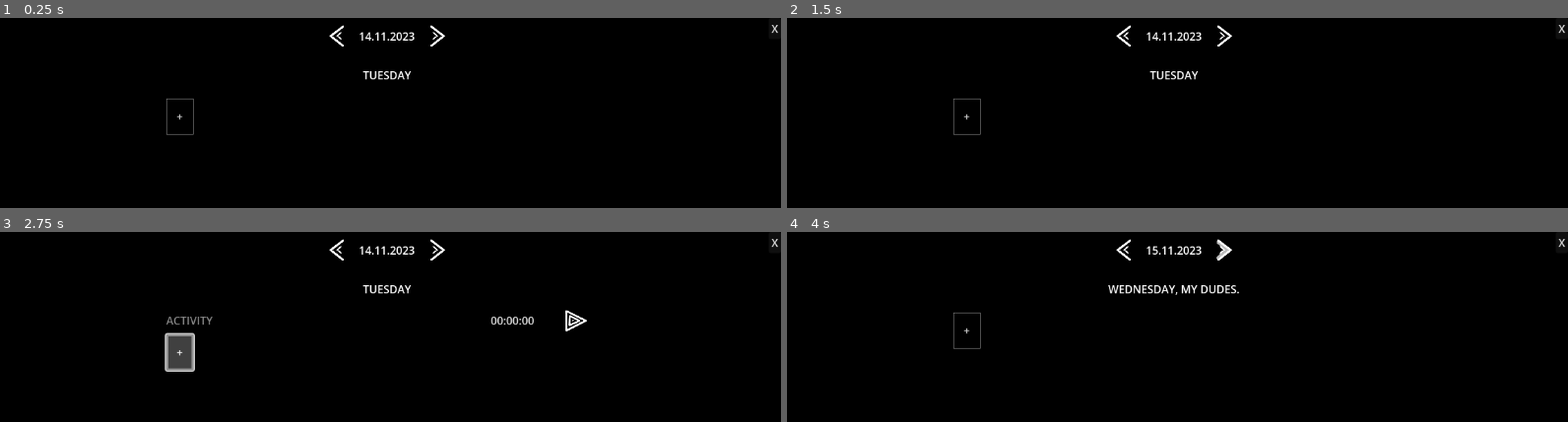
Above: before the commit, frames 1-4 (two rows, left to right).
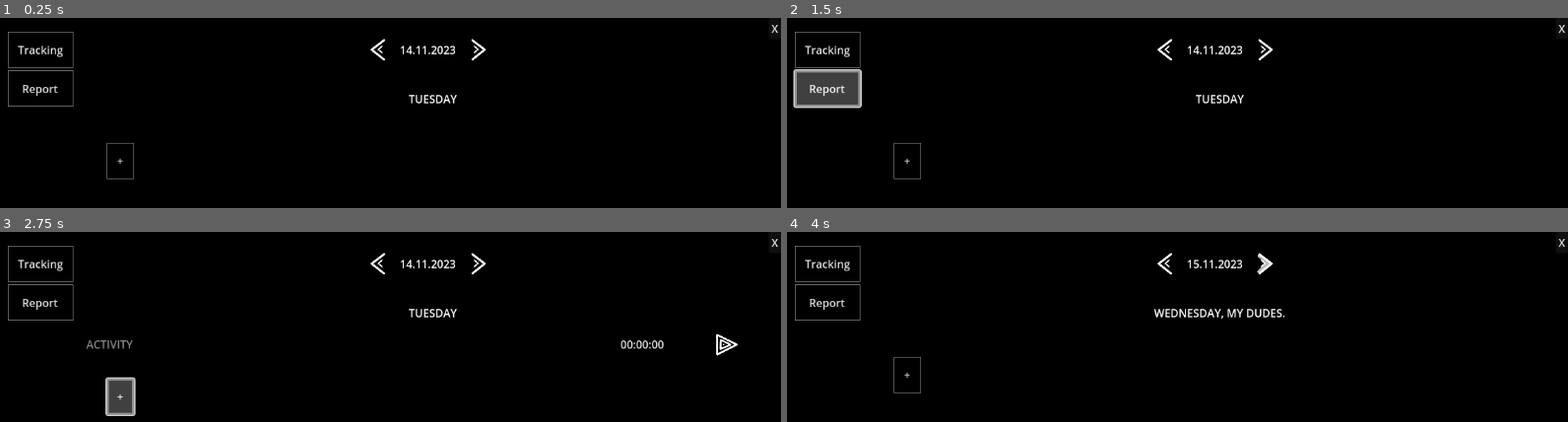
Above: after the commit, the same moments.

Repository: TobsF/snaptracker
Game: Godot game, scene res://src/tracker.tscn
Same seed, same stepped clock (60 frames per second), same inputs: the game is played once before the commit and once after it.
Inputs (mouse positions are in pixels of both pictures, inside the frame that each line leads up to; where the layout moved, square brackets give the same spot in the first picture):
- Up to frame 1 (0.25 s): no input
- Up to frame 2 (1.5 s): click (826, 50) at 0.5 s, where only the run after the commit has a clickable "Tracking"; click (826, 88) at 1.25 s, where only the run after the commit has a clickable "Report"
- Up to frame 3 (2.75 s): click "+" at 2 s
- Up to frame 4 (4 s): click (1513, 344) [1364, 321] at 2.75 s; click (1263, 264) [1224, 251] at 3.5 s

The runs differ from the first frame. In frame 1, 1.7% of the frame differs, in the area x 1-63%, y 3-85%; in frame 2, 3.3%; in frame 3, 4.0%, in the area x 1-95%, y 3-97%; in frame 4, 2.4%.

Commit message:
TIL: margincontainer

Diff:
--- a/resources/themes/tracker_theme.tres
+++ b/resources/themes/tracker_theme.tres
@@ -47,3 +47,7 @@
 Label/styles/normal = SubResource("StyleBoxEmpty_ra10u")
 LineEdit/styles/focus = SubResource("StyleBoxFlat_aef1e")
 LineEdit/styles/normal = SubResource("StyleBoxFlat_vssg1")
+MarginContainer/constants/margin_bottom = 0
+MarginContainer/constants/margin_left = 20
+MarginContainer/constants/margin_right = 0
+MarginContainer/constants/margin_top = 20
--- a/src/activities/daily_activities.gd
+++ b/src/activities/daily_activities.gd
@@ -7,7 +7,7 @@
 	_create_activities_from_day(SelectedDay.selected_day)
 
 func _process(_delta: float) -> void:
-	$DayLabel.text = _get_weekday_text(SelectedDay.selected_day)
+	%DayLabel.text = _get_weekday_text(SelectedDay.selected_day)
 
 func open_new_day(new_selected_day: Dictionary) -> void:
 	var accumulator: Accumulator = get_tree().get_first_node_in_group("accumulator")
@@ -24,7 +24,7 @@
 		var activity: Activity = ACTIVITY_RESOURCE.instantiate()
 		activity.set_activity_name(activity_label)
 		activity.set_allotted_time(activity_dict[activity_label])
-		$VBoxContainer/VBoxContainer.add_child(activity)
+		%ActivityContainer.add_child(activity)
 
 func _get_weekday_text(selected_day: Dictionary) -> String:
 	match selected_day["weekday"]:
--- a/src/activities/daily_activities.tscn
+++ b/src/activities/daily_activities.tscn
@@ -6,7 +6,16 @@
 [node name="DailyActivities" type="VBoxContainer"]
 script = ExtResource("1_vq8o2")
 
-[node name="DayLabel" type="Label" parent="."]
+[node name="MarginContainer" type="MarginContainer" parent="."]
+layout_mode = 2
+theme_override_constants/margin_left = 15
+theme_override_constants/margin_top = 15
+
+[node name="VBoxContainer" type="VBoxContainer" parent="MarginContainer"]
+layout_mode = 2
+
+[node name="DayLabel" type="Label" parent="MarginContainer/VBoxContainer"]
+unique_name_in_owner = true
 layout_mode = 2
 size_flags_horizontal = 4
 size_flags_vertical = 0
@@ -14,12 +23,17 @@
 horizontal_alignment = 1
 uppercase = true
 
-[node name="VBoxContainer" type="VBoxContainer" parent="."]
+[node name="ActivityContainer" type="VBoxContainer" parent="MarginContainer/VBoxContainer"]
+unique_name_in_owner = true
 layout_mode = 2
 
-[node name="VBoxContainer" type="VBoxContainer" parent="VBoxContainer"]
+[node name="MarginContainer" type="MarginContainer" parent="MarginContainer/VBoxContainer"]
 layout_mode = 2
+theme_override_constants/margin_left = 30
+theme_override_constants/margin_top = 30
+theme_override_constants/margin_right = 30
+theme_override_constants/margin_bottom = 30
 
-[node name="AddActivity" parent="VBoxContainer" node_paths=PackedStringArray("target_container") instance=ExtResource("1_t3626")]
+[node name="AddActivity" parent="MarginContainer/VBoxContainer/MarginContainer" node_paths=PackedStringArray("target_container") instance=ExtResource("1_t3626")]
 layout_mode = 2
-target_container = NodePath("../VBoxContainer")
+target_container = NodePath("../../ActivityContainer")
--- a/src/tracker.tscn
+++ b/src/tracker.tscn
@@ -1,11 +1,10 @@
-[gd_scene load_steps=9 format=3 uid="uid://ccyribr17cuhf"]
+[gd_scene load_steps=8 format=3 uid="uid://ccyribr17cuhf"]
 
 [ext_resource type="Script" path="res://src/tracker.gd" id="1_bmhnn"]
 [ext_resource type="PackedScene" uid="uid://chalvtlpjhj0r" path="res://src/background.tscn" id="1_i0got"]
 [ext_resource type="Theme" uid="uid://c7v1cvt2e6440" path="res://resources/themes/tracker_theme.tres" id="2_4c3qh"]
-[ext_resource type="PackedScene" uid="uid://cccbqcydu2h30" path="res://src/activities/day_selector.tscn" id="3_hf3s7"]
-[ext_resource type="PackedScene" uid="uid://bkrdh1ugss00a" path="res://src/activities/daily_activities.tscn" id="3_pbufd"]
 [ext_resource type="PackedScene" uid="uid://euos5mhsb35v" path="res://src/global_scaler.tscn" id="3_rnt32"]
+[ext_resource type="PackedScene" uid="uid://bk1q2hfevuxax" path="res://tracking_view.tscn" id="4_vhdx6"]
 [ext_resource type="PackedScene" uid="uid://dxbnokwmbbi0d" path="res://src/activities/accumulator.tscn" id="6_og8yq"]
 [ext_resource type="Script" path="res://src/quit_button.gd" id="7_npnr5"]
 
@@ -15,22 +14,30 @@
 [node name="Background" parent="." instance=ExtResource("1_i0got")]
 scale = Vector2(1151, 650)
 
-[node name="AspectRatioContainer" type="AspectRatioContainer" parent="."]
+[node name="MarginContainer" type="MarginContainer" parent="."]
 offset_right = 1147.0
 offset_bottom = 644.0
 theme = ExtResource("2_4c3qh")
 
-[node name="VBoxContainer" type="VBoxContainer" parent="AspectRatioContainer"]
+[node name="HBoxContainer" type="HBoxContainer" parent="MarginContainer"]
 layout_mode = 2
 
-[node name="DaySelector" parent="AspectRatioContainer/VBoxContainer" node_paths=PackedStringArray("day_observer") instance=ExtResource("3_hf3s7")]
-layout_mode = 2
-day_observer = NodePath("../DailyActivities")
-
-[node name="DailyActivities" parent="AspectRatioContainer/VBoxContainer" instance=ExtResource("3_pbufd")]
+[node name="VBoxContainer" type="VBoxContainer" parent="MarginContainer/HBoxContainer"]
 layout_mode = 2
 
-[node name="GlobalScaler" parent="AspectRatioContainer" instance=ExtResource("3_rnt32")]
+[node name="TrackingButton" type="Button" parent="MarginContainer/HBoxContainer/VBoxContainer"]
+layout_mode = 2
+text = "Tracking"
+
+[node name="ReportButton" type="Button" parent="MarginContainer/HBoxContainer/VBoxContainer"]
+layout_mode = 2
+text = "Report"
+
+[node name="TrackingView" parent="MarginContainer/HBoxContainer" instance=ExtResource("4_vhdx6")]
+layout_mode = 2
+size_flags_horizontal = 3
+
+[node name="GlobalScaler" parent="MarginContainer" instance=ExtResource("3_rnt32")]
 
 [node name="Accumulator" parent="." instance=ExtResource("6_og8yq")]
 
--- /dev/null
+++ b/tracking_view.tscn
@@ -0,0 +1,13 @@
+[gd_scene load_steps=3 format=3 uid="uid://bk1q2hfevuxax"]
+
+[ext_resource type="PackedScene" uid="uid://cccbqcydu2h30" path="res://src/activities/day_selector.tscn" id="1_003nh"]
+[ext_resource type="PackedScene" uid="uid://bkrdh1ugss00a" path="res://src/activities/daily_activities.tscn" id="2_xhkgg"]
+
+[node name="VBoxContainer" type="VBoxContainer"]
+
+[node name="DaySelector" parent="." node_paths=PackedStringArray("day_observer") instance=ExtResource("1_003nh")]
+layout_mode = 2
+day_observer = NodePath("../DailyActivities")
+
+[node name="DailyActivities" parent="." instance=ExtResource("2_xhkgg")]
+layout_mode = 2
